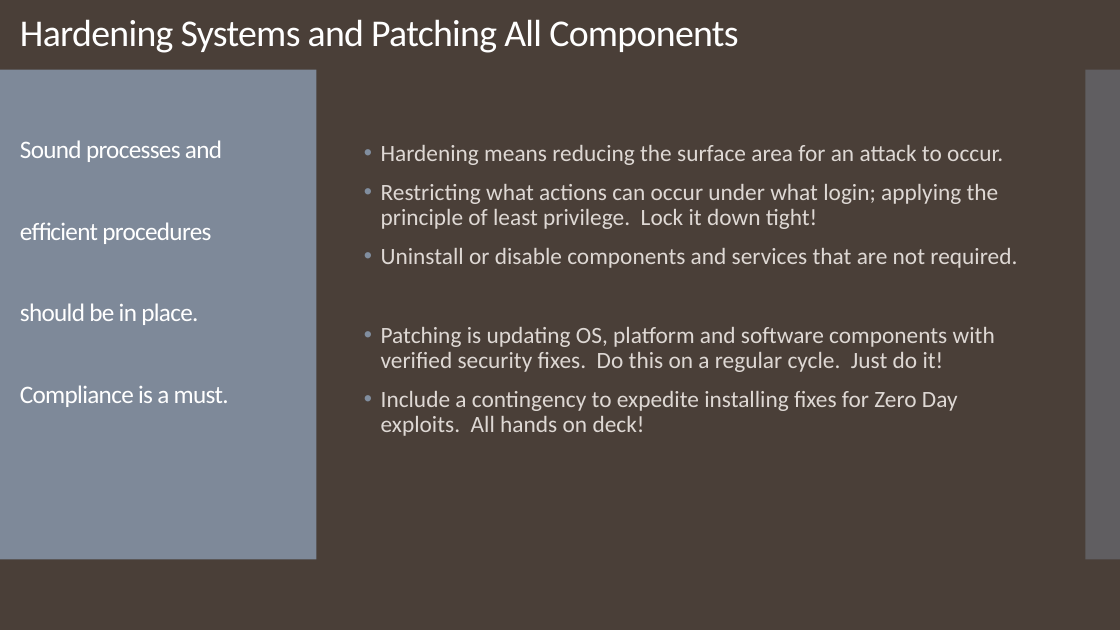
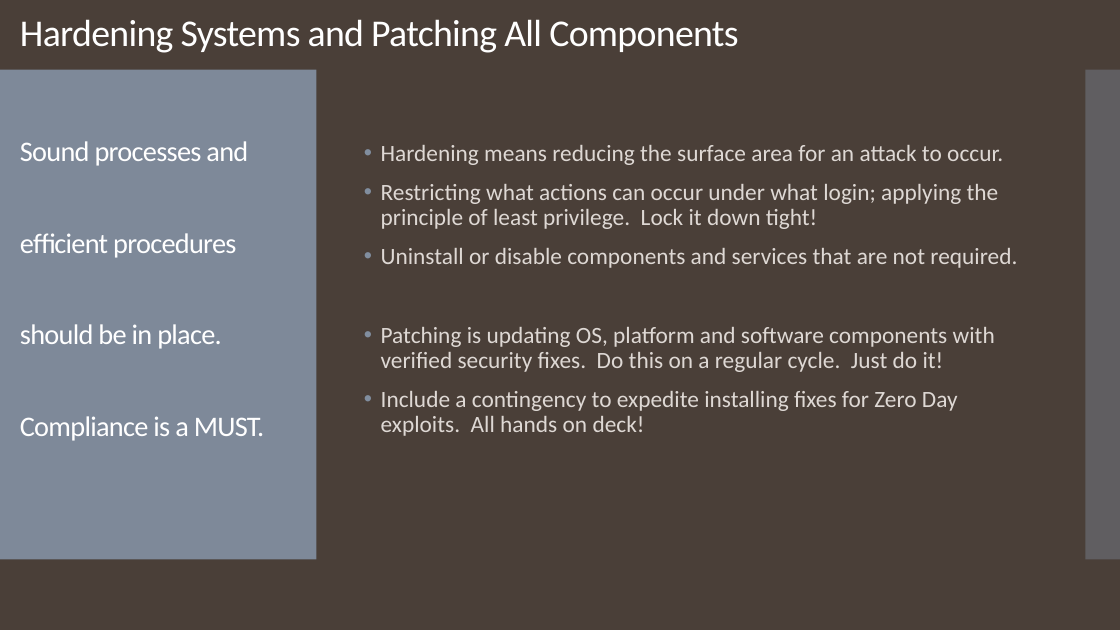
Before and after one commit to forrestaj64/Vulnerabilities-Attack-Defend-Remediate, a slide deck: slide 10 of Overiew-Presentation.pptx. Drawn at 1120x630 pixels with LibreOffice and Linux fonts; fonts in the diff are those of the drawing. Boxes give left, top, right and bottom in pixels: in the first picture for what was removed or moved away, otherwise in the second. Text is boxed around its words. In the diff, an @@ line names an element or a change of style, - is before the commit and + after.

```diff
--- a/Overiew-Presentation.pptx
+++ b/Overiew-Presentation.pptx
@@ title at (x1=20, y1=19, x2=738, y2=441): text changed; size 21.6 to 24.3 pt @@
-Hardening Systems and Patching All Components
-Sound processes and
-efficient procedures
-should be in place.
-Compliance is a must.
+Hardening Systems and Patching All Components
+Sound processes and
+efficient procedures
+should be in place.
+Compliance is a MUST.
```
Also in this commit, not shown: 2 other slides changed.
